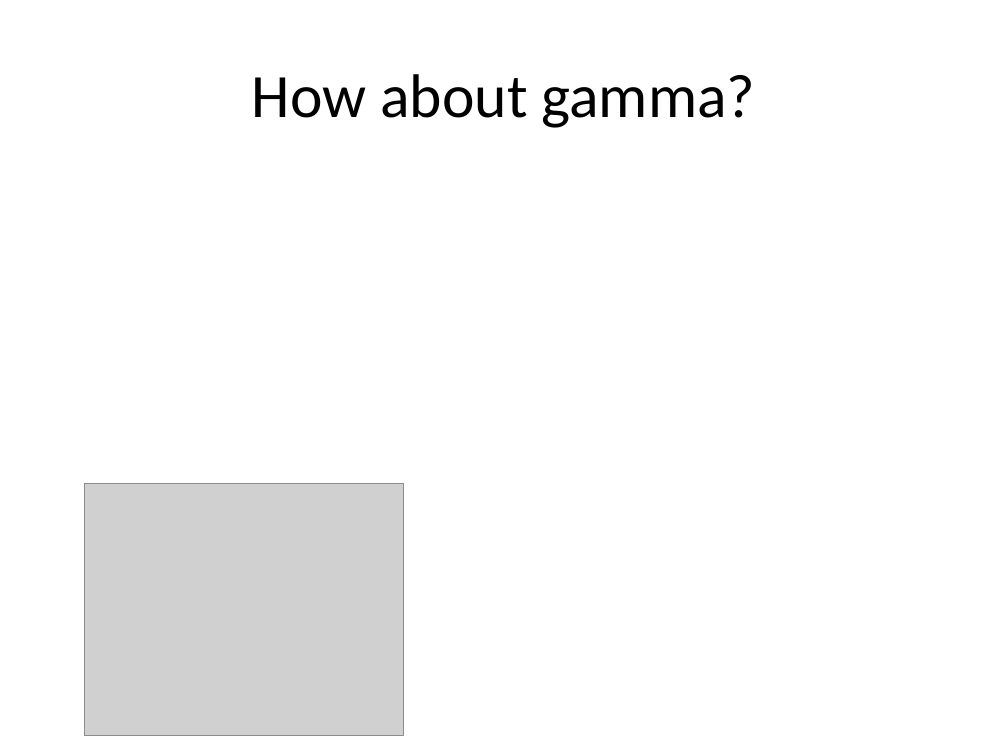
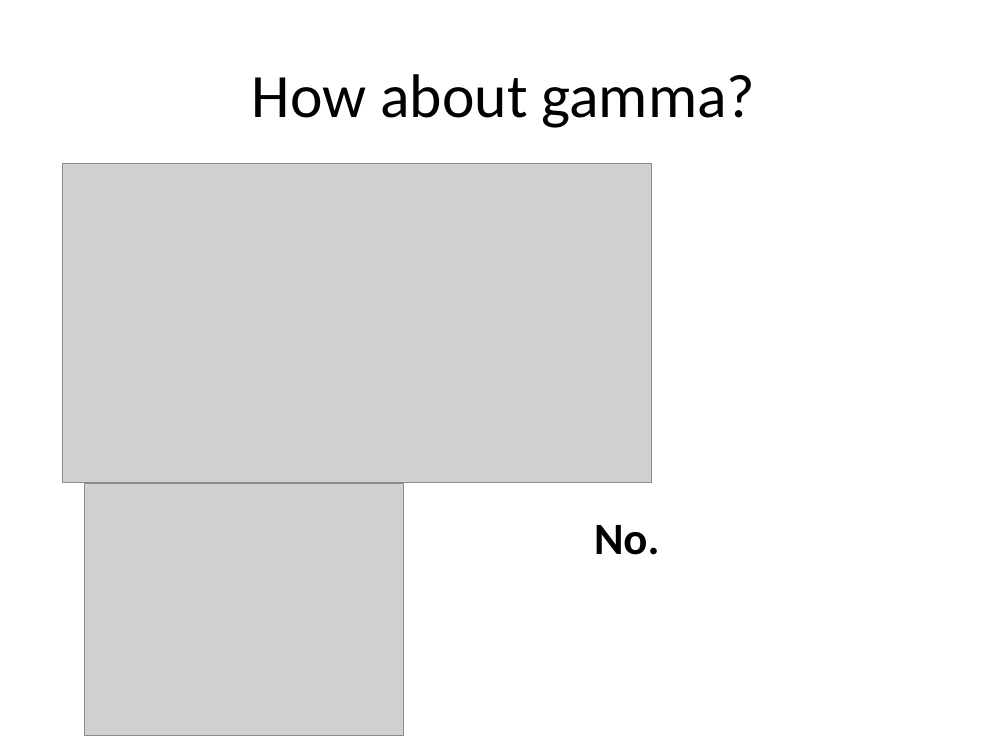
Before and after one commit to kemacdonald/soc_xsit, a slide deck: slide 10 of soc_xsit_notebook.pptx (slide 9 before the commit). Drawn at 1008x756 pixels with LibreOffice and Linux fonts; fonts in the diff are those of the drawing; grey boxes stand for pictures. Boxes give left, top, right and bottom in pixels: in the first picture for what was removed or moved away, otherwise in the second. Text is boxed around its words. In the diff, an @@ line names an element or a change of style, - is before the commit and + after.

```diff
--- a/soc_xsit_notebook.pptx
+++ b/soc_xsit_notebook.pptx
@@ picture added at [62,163,652,483] @@
@@ text added at [594,525,660,555], 32 pt, text #000000, bold @@
+No.
```
Also in this commit, not shown: 4 other slides changed, 4 slides added.
